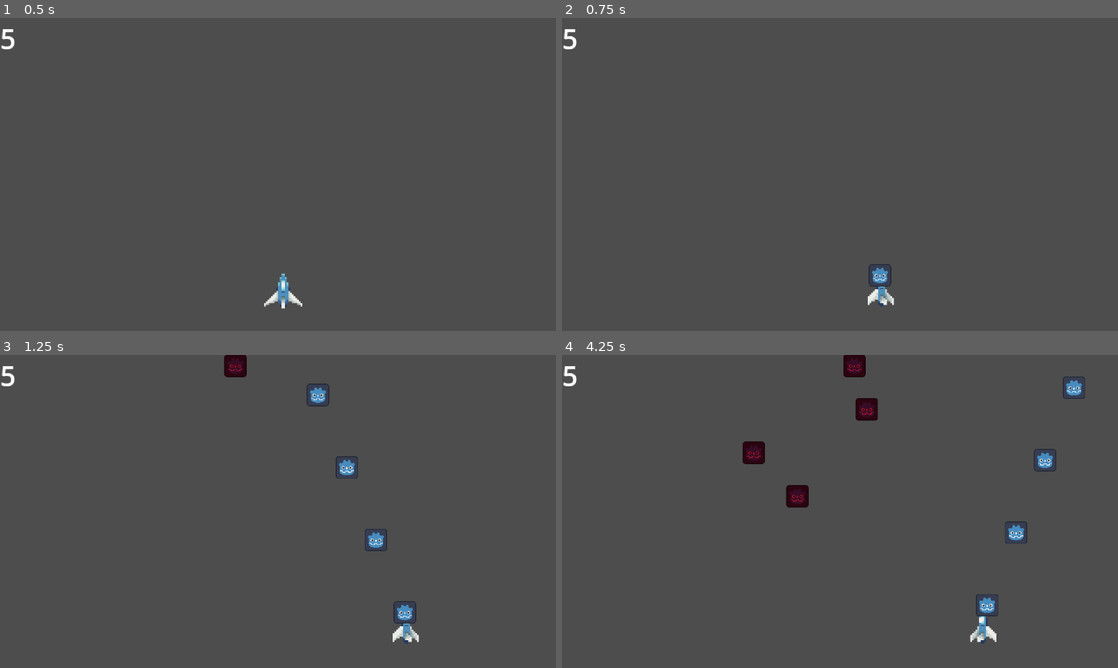
Above: before the commit, frames 1-4 (two rows, left to right).
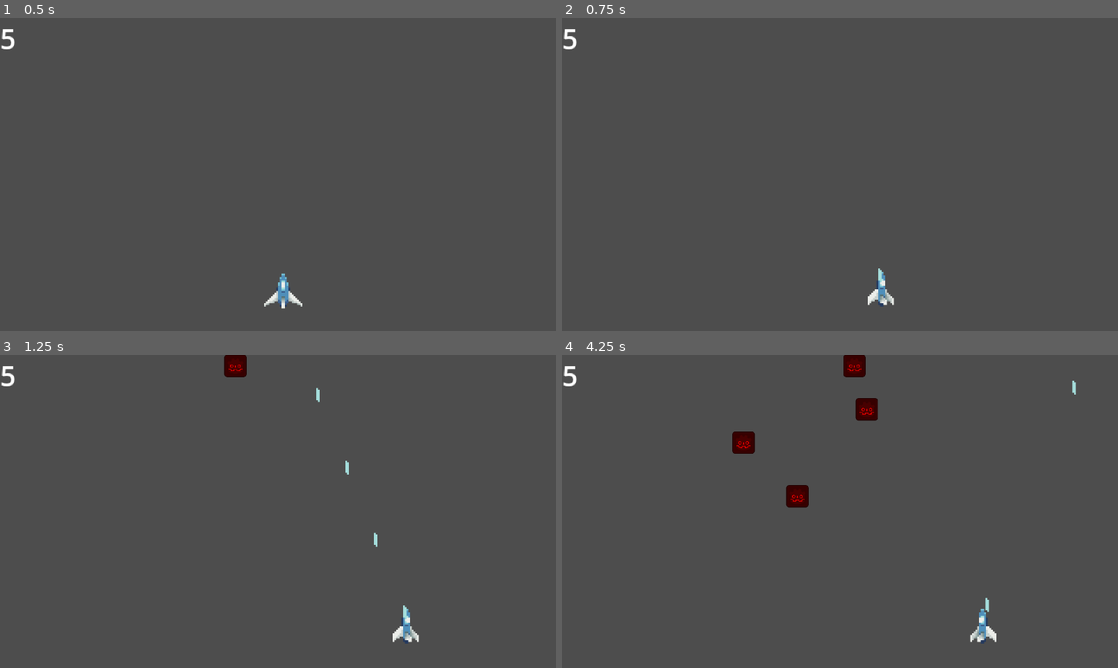
Above: after the commit, the same moments.

Repository: Jin9310/space-shmup
Game: Godot game, scene res://Scenes/main.tscn
The game is run twice, just before and just after one commit, with the same random seed, the same clock (stepped at 60 frames per second) and the same inputs.
Inputs:
- Up to frame 1 (0.5 s): no input
- Up to frame 2 (0.75 s): tap Enter at 0.5 s; hold D (right) from 0.53 s (still down); hold Space (shoot) from 0.53 s (still down)
- Up to frame 3 (1.25 s): keep holding D (right); keep holding Space (shoot)
- Up to frame 4 (4.25 s): release D (right) at 1.28 s; release Space (shoot) at 1.28 s; hold S (backward) 1.28-2.03 s; tap Space (shoot) at 1.35, 2.85 s; hold D (right) 2.03-2.78 s; hold Space (shoot) 2.03-2.78 s; hold W (forward) 2.78-3.53 s; hold A (left) from 3.53 s (still down); hold Space (shoot) from 3.53 s (still down); tap 1 (option_1, bound only after the commit) at 4.15 s

Frame 1 is identical in both runs. In frame 2, 0.2% of the frame differs, in the area x 55-60%, y 78-86%; in frame 3, 0.7%; in frame 4, 1.4%, in the area x 30-94%, y 1-84%.

Commit message:
fixes and shooting patterns

Diff:
--- a/Scenes/bullet.tscn
+++ b/Scenes/bullet.tscn
@@ -1,19 +1,20 @@
 [gd_scene format=3 uid="uid://xslch2bqn64h"]
 
 [ext_resource type="Script" uid="uid://blqrvswj4urmr" path="res://Scripts/bullet.gd" id="1_oduel"]
-[ext_resource type="Texture2D" uid="uid://dpywfiq6b1xqq" path="res://Art/laser_placeholder.svg" id="1_xjght"]
+[ext_resource type="Texture2D" uid="uid://cew72o4820pl1" path="res://Art/Player/laser.png" id="2_oduel"]
 
-[sub_resource type="CircleShape2D" id="CircleShape2D_oduel"]
+[sub_resource type="RectangleShape2D" id="RectangleShape2D_ycag2"]
+size = Vector2(4, 5)
 
 [node name="bullet" type="Area2D" unique_id=1150391112]
 script = ExtResource("1_oduel")
 
 [node name="Sprite2D" type="Sprite2D" parent="." unique_id=1713058316]
-scale = Vector2(0.1, 0.1)
-texture = ExtResource("1_xjght")
+texture = ExtResource("2_oduel")
 
 [node name="CollisionShape2D" type="CollisionShape2D" parent="." unique_id=856971414]
-shape = SubResource("CircleShape2D_oduel")
+position = Vector2(0, -2.5)
+shape = SubResource("RectangleShape2D_ycag2")
 
 [node name="Timer" type="Timer" parent="." unique_id=536163135]
 wait_time = 2.0
--- a/Scenes/enemy.tscn
+++ b/Scenes/enemy.tscn
@@ -10,12 +10,16 @@
 script = ExtResource("1_1f0kj")
 
 [node name="Sprite2D" type="Sprite2D" parent="." unique_id=115374457]
-self_modulate = Color(0.77254903, 0.09019608, 0.19215687, 1)
 scale = Vector2(0.1, 0.1)
 texture = ExtResource("1_hghv2")
 
 [node name="CollisionShape2D" type="CollisionShape2D" parent="." unique_id=1529967765]
 shape = SubResource("CircleShape2D_1f0kj")
 
+[node name="Change_direction" type="Timer" parent="." unique_id=662118839]
+wait_time = 2.0
+autostart = true
+
 [connection signal="area_entered" from="." to="." method="_on_area_entered"]
 [connection signal="body_entered" from="." to="." method="_on_body_entered"]
+[connection signal="timeout" from="Change_direction" to="." method="_on_change_direction_timeout"]
--- /dev/null
+++ b/Scenes/left_invisible_wall.tscn
@@ -0,0 +1,13 @@
+[gd_scene format=3 uid="uid://3qq7iclykvro"]
+
+[ext_resource type="Script" uid="uid://bd54o0fvbh2y2" path="res://Scripts/left_invisible_wall.gd" id="1_g87hm"]
+
+[sub_resource type="RectangleShape2D" id="RectangleShape2D_tffob"]
+size = Vector2(20, 197)
+
+[node name="LeftInvisibleWall" type="Area2D" unique_id=1020971128]
+script = ExtResource("1_g87hm")
+
+[node name="CollisionShape2D" type="CollisionShape2D" parent="." unique_id=233381375]
+position = Vector2(0, 88.5)
+shape = SubResource("RectangleShape2D_tffob")
--- a/Scenes/main.tscn
+++ b/Scenes/main.tscn
@@ -3,8 +3,10 @@
 [ext_resource type="Script" uid="uid://wsvow3d8dh7a" path="res://Scripts/main.gd" id="1_jjgbg"]
 [ext_resource type="PackedScene" uid="uid://cppvk0i4o6tf5" path="res://Scenes/player.tscn" id="2_bo1nx"]
 [ext_resource type="PackedScene" uid="uid://dtr8tke5cg8mc" path="res://Scenes/spawner.tscn" id="3_8gbba"]
-[ext_resource type="Script" uid="uid://bpp53wul361rp" path="res://Scripts/off_screen.gd" id="4_jjvhh"]
-[ext_resource type="PackedScene" uid="uid://dt7s04aju26ld" path="res://Scenes/game_ui.tscn" id="5_kry3j"]
+[ext_resource type="Script" path="res://Scripts/off_screen.gd" id="4_jjvhh"]
+[ext_resource type="PackedScene" path="res://Scenes/game_ui.tscn" id="5_kry3j"]
+[ext_resource type="PackedScene" uid="uid://3qq7iclykvro" path="res://Scenes/left_invisible_wall.tscn" id="6_6bp64"]
+[ext_resource type="PackedScene" uid="uid://7b7tnu5h63my" path="res://Scenes/right_invisible_wall.tscn" id="7_344ge"]
 
 [sub_resource type="RectangleShape2D" id="RectangleShape2D_8gbba"]
 size = Vector2(306, 34)
@@ -26,3 +28,9 @@
 shape = SubResource("RectangleShape2D_8gbba")
 
 [node name="GameUI" parent="." unique_id=56492309 instance=ExtResource("5_kry3j")]
+
+[node name="LeftInvisibleWall" parent="." unique_id=1020971128 instance=ExtResource("6_6bp64")]
+position = Vector2(58, 2)
+
+[node name="RightInvisibleWall" parent="." unique_id=1008152095 instance=ExtResource("7_344ge")]
+position = Vector2(270, 0)
--- a/Scenes/player.tscn
+++ b/Scenes/player.tscn
@@ -2,8 +2,6 @@
 
 [ext_resource type="Script" uid="uid://bxf2vwmwdnrgc" path="res://Scripts/player.gd" id="1_cvnsp"]
 [ext_resource type="Texture2D" uid="uid://cc4w36lyf6kho" path="res://Art/Player/space_ship-Sheet.png" id="2_cvnsp"]
-
-[sub_resource type="CircleShape2D" id="CircleShape2D_cvnsp"]
 
 [sub_resource type="Animation" id="Animation_cvnsp"]
 length = 0.001
@@ -85,11 +83,17 @@
 texture = ExtResource("2_cvnsp")
 hframes = 12
 
-[node name="CollisionShape2D" type="CollisionShape2D" parent="." unique_id=1743100071]
-shape = SubResource("CircleShape2D_cvnsp")
+[node name="CollisionPolygon2D" type="CollisionPolygon2D" parent="." unique_id=1537938743]
+polygon = PackedVector2Array(0, -11, 1, -8, 2, -1, 5, 4, 11, 7, 11, 9, -11, 9, -11, 6, -6, 4, -2, -1, -1, -8)
 
 [node name="anim" type="AnimationPlayer" parent="." unique_id=492237905]
 libraries/ = SubResource("AnimationLibrary_vgqql")
 
 [node name="marker_top" type="Marker2D" parent="." unique_id=828046650]
 position = Vector2(0, -10)
+
+[node name="marker_left_side" type="Marker2D" parent="." unique_id=1748298110]
+position = Vector2(-10, 5)
+
+[node name="marker_right_side" type="Marker2D" parent="." unique_id=1247475007]
+position = Vector2(10, 5)
--- /dev/null
+++ b/Scenes/right_invisible_wall.tscn
@@ -0,0 +1,13 @@
+[gd_scene format=3 uid="uid://7b7tnu5h63my"]
+
+[ext_resource type="Script" uid="uid://bi15o5iuxxo72" path="res://Scripts/right_invisible_wall.gd" id="1_1j0bp"]
+
+[sub_resource type="RectangleShape2D" id="RectangleShape2D_tffob"]
+size = Vector2(20, 198)
+
+[node name="RightInvisibleWall" type="Area2D" unique_id=1020971128]
+script = ExtResource("1_1j0bp")
+
+[node name="CollisionShape2D" type="CollisionShape2D" parent="." unique_id=233381375]
+position = Vector2(0, 89)
+shape = SubResource("RectangleShape2D_tffob")
--- a/Scripts/Singletons/gamemanager.gd
+++ b/Scripts/Singletons/gamemanager.gd
@@ -2,6 +2,13 @@
 
 var player_hp: int
 var base_player_hp: int = 5
+var dead: bool = false
 
 func reset_stats():
 	player_hp = base_player_hp
+	dead = false
+
+func player_got_hit(amount: int):
+	player_hp -= amount
+	if player_hp <= 0:
+		dead = true
--- a/Scripts/enemy.gd
+++ b/Scripts/enemy.gd
@@ -1,30 +1,99 @@
-extends Area2D
+class_name BasicEnemy extends Area2D
+
+@onready var sprite_2d: Sprite2D = $Sprite2D
+@onready var collision_shape_2d: CollisionShape2D = $CollisionShape2D
+@onready var change_direction: Timer = $Change_direction
 
 @export var speed: float = 25.0
 var hp: int = 3
-var dir = Vector2.DOWN
+
+#MOVEMENT
+var dir_down = Vector2.DOWN
+var dir_up = Vector2.UP
+var dir_left = Vector2.LEFT
+var dir_right = Vector2.RIGHT
+var enemy_go_to: int = 0
+#0 = go down
+#1 = go up
+#2 = go left
+#3 = go right
+#I want to make sure that the enemy will not go out from the screen
+#so it can change the UP direction only once
+var times_went_up: int = 0
+
+#I want to separate collision with player and enemy shooting at player
+#those will deal different amounts of damage
+var collision_with_player_dmg: int = 2
+
+func _ready() -> void:
+	#just for testing purposes as I dont have a sprite of an enemy now
+	sprite_2d.modulate = Color.RED
 
 func _process(delta: float) -> void:
-	position += speed * dir * delta
+	#move only when alive
+	if hp > 0:
+		enemy_moveset(delta)
 
 func death():
-	#might add some explosion animation
+	#changing the scale is now a placeholder for future death animation
+	sprite_2d.scale = Vector2(.2, .2)
+	await get_tree().create_timer(2).timeout
 	queue_free()
 
 func _on_area_entered(area: Area2D) -> void:
-	#collisions with shots
-	print("hit")
+	# collisions with shots
+	if area is not RightInvisibleWall and area is not LeftInvisibleWall:
+		hp -= 1
+		if hp <= 0:
+			#disable colliders when dead
+			collision_shape_2d.set_deferred("disabled", true)
+			death()
+
+	# kill when went down offscreen
+	if area is OffScreen:
+		death()
+
+	# collision with "Right and left wall"
+	# just making the boundaries
+	if area is RightInvisibleWall:
+		print("right wall collision")
+		enemy_go_to = 2
+		# visual helper to see if it works
+		sprite_2d.modulate = Color.GREEN
+
+	if area is LeftInvisibleWall:
+		print("left wall collision")
+		enemy_go_to = 3
+		# visual helper to see if it works
+		sprite_2d.modulate = Color.YELLOW
+
+func _on_body_entered(body: Node2D) -> void:
+	# collisions with player
+	# created the damage to player into singleton function
+	Gamemanager.player_got_hit(collision_with_player_dmg)
 	hp -= 1
 	if hp <= 0:
 		death()
 
-	if area is OffScreen:
-		death()
+func enemy_moveset(delta: float):
+	#want to simulate some basic random moving pattern
+	match enemy_go_to:
+		0:
+			position += speed * dir_down * delta
+		1:
+			if times_went_up < 1:
+				position += speed * dir_up * delta
+			else:
+				position += speed * dir_down * delta
+		2:
+			position += speed * dir_left * delta
+		3:
+			position += speed * dir_right * delta
 
-func _on_body_entered(body: Node2D) -> void:
-	#collisions with player
-	print("hit 2")
-	Gamemanager.player_hp -= 1
-	hp -= 1
-	if hp <= 0:
-		death()
+
+func _on_change_direction_timeout() -> void:
+	var random_number = randi_range(0,3)
+	enemy_go_to = random_number
+
+	if random_number == 1:
+		times_went_up += 1
--- /dev/null
+++ b/Scripts/left_invisible_wall.gd
@@ -0,0 +1 @@
+class_name LeftInvisibleWall extends Area2D
--- a/Scripts/player.gd
+++ b/Scripts/player.gd
@@ -7,14 +7,22 @@
 
 @onready var anim: AnimationPlayer = $anim
 @onready var marker_top = $marker_top
+@onready var marker_left: Marker2D = $marker_left_side
+@onready var marker_right: Marker2D = $marker_right_side
 
 @export var default_cd: float = .15
 var fire_cooldown: float
+var delay: float
 var shots_fired: bool = false
+var is_bursting: bool = false
+
+enum Weapon { BASIC, DOUBLE, TRIPLE, BURST }
+var weapon_type: Weapon = Weapon.BASIC
 
 func _ready() -> void:
 	#set all stats back to default
 	Gamemanager.reset_stats()
+	delay = default_cd
 
 func get_input():
 	var input_direction = Input.get_vector("left", "right", "forward", "backward")
@@ -42,20 +50,78 @@
 func _physics_process(delta: float) -> void:
 	get_input()
 	move_and_slide()
+	select_weapon()
 
 	if Input.is_action_pressed("shoot"):
 		if shots_fired == false:
-			var blt = BULLET.instantiate()
-			blt.global_position = marker_top.global_position
-			get_tree().current_scene.add_child(blt)
-			shots_fired = true
+			current_weapon()
 
-	#apply delay between shots
-	shot_delay(default_cd ,delta)
+	shot_delay(delta)
 
-func shot_delay(delay:float, delta:float):
+
+func shot_delay(delta:float):
 	if shots_fired == true:
 		fire_cooldown -= delta
 		if fire_cooldown <= 0.0:
 			shots_fired = false
 			fire_cooldown = delay
+
+func basic_shot():
+	spawn_shot(marker_top)
+	shots_fired = true
+
+func double_lasers():
+	spawn_shot(marker_left)
+	spawn_shot(marker_right)
+	shots_fired = true
+
+
+func spawn_shot(marker: Marker2D):
+	var blt = BULLET.instantiate()
+	blt.global_position = marker.global_position
+	get_tree().current_scene.add_child(blt)
+
+func triple_lasers():
+	spawn_shot(marker_top)
+	spawn_shot(marker_left)
+	spawn_shot(marker_right)
+	shots_fired = true
+
+func burst_lasers():
+	if is_bursting:
+		return
+
+	is_bursting = true
+
+	var number_of_shots: int = 5
+	for i in number_of_shots:
+		spawn_shot(marker_top)
+		await get_tree().create_timer(.1).timeout
+
+	is_bursting = false
+	shots_fired = true
+
+func select_weapon():
+	if Input.is_action_just_pressed("option_1"):
+		weapon_type = Weapon.BASIC
+		delay = .15
+	if Input.is_action_just_pressed("option_2"):
+		weapon_type = Weapon.DOUBLE
+		delay = .25
+	if Input.is_action_just_pressed("option_3"):
+		weapon_type = Weapon.TRIPLE
+		delay = .35
+	if Input.is_action_just_pressed("option_4"):
+		weapon_type = Weapon.BURST
+		delay = 1
+
+func current_weapon():
+	match weapon_type:
+		Weapon.BASIC:
+			basic_shot()
+		Weapon.DOUBLE:
+			double_lasers()
+		Weapon.TRIPLE:
+			triple_lasers()
+		Weapon.BURST:
+			burst_lasers()
--- /dev/null
+++ b/Scripts/right_invisible_wall.gd
@@ -0,0 +1 @@
+class_name RightInvisibleWall extends Area2D
--- a/Scripts/spawner.gd
+++ b/Scripts/spawner.gd
@@ -12,7 +12,7 @@
 	var ene = ENEMY.instantiate()
 	#I want to make spawning just within specific area > will add the restrictions to player movement as well
 	var random_x = randf_range(min_x, max_x)
-	print(random_x)
+	#print(random_x)
 	marker_2d.position.x = random_x
 	ene.global_position = marker_2d.global_position
 	get_tree().current_scene.add_child(ene)
--- a/project.godot
+++ b/project.godot
@@ -59,6 +59,26 @@
 "events": [Object(InputEventKey,"resource_local_to_scene":false,"resource_name":"","device":-1,"window_id":0,"alt_press …(191 unchanged characters)…
 ]
 }
+option_1={
+"deadzone": 0.2,
+"events": [Object(InputEventKey,"resource_local_to_scene":false,"resource_name":"","device":-1,"window_id":0,"alt_pressed":false,"shift_pressed":false,"ctrl_pressed":false,"meta_pressed":false,"pressed":false,"keycode":0,"physical_keycode":49,"key_label":0,"unicode":49,"location":0,"echo":false,"script":null)
+]
+}
+option_2={
+"deadzone": 0.2,
+"events": [Object(InputEventKey,"resource_local_to_scene":false,"resource_name":"","device":-1,"window_id":0,"alt_pressed":false,"shift_pressed":false,"ctrl_pressed":false,"meta_pressed":false,"pressed":false,"keycode":0,"physical_keycode":50,"key_label":0,"unicode":50,"location":0,"echo":false,"script":null)
+]
+}
+option_3={
+"deadzone": 0.2,
+"events": [Object(InputEventKey,"resource_local_to_scene":false,"resource_name":"","device":-1,"window_id":0,"alt_pressed":false,"shift_pressed":false,"ctrl_pressed":false,"meta_pressed":false,"pressed":false,"keycode":0,"physical_keycode":51,"key_label":0,"unicode":51,"location":0,"echo":false,"script":null)
+]
+}
+option_4={
+"deadzone": 0.2,
+"events": [Object(InputEventKey,"resource_local_to_scene":false,"resource_name":"","device":-1,"window_id":0,"alt_pressed":false,"shift_pressed":false,"ctrl_pressed":false,"meta_pressed":false,"pressed":false,"keycode":0,"physical_keycode":52,"key_label":0,"unicode":52,"location":0,"echo":false,"script":null)
+]
+}
 
 [physics]
 
Binary file added: Art/Player/laser.png
Not shown, added: Art/Player/laser.png.import
Not shown, added: Scripts/left_invisible_wall.gd.uid
Not shown, added: Scripts/right_invisible_wall.gd.uid
